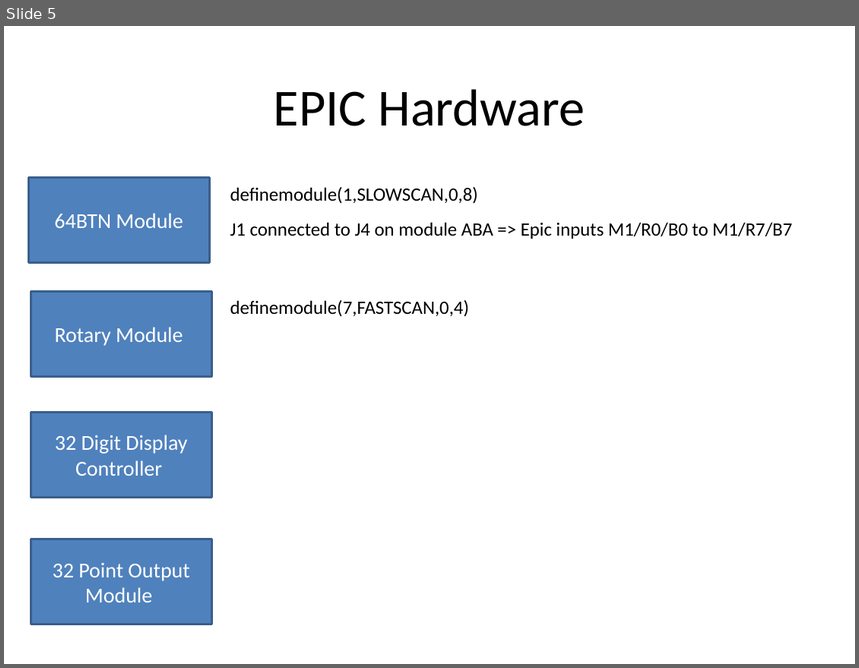
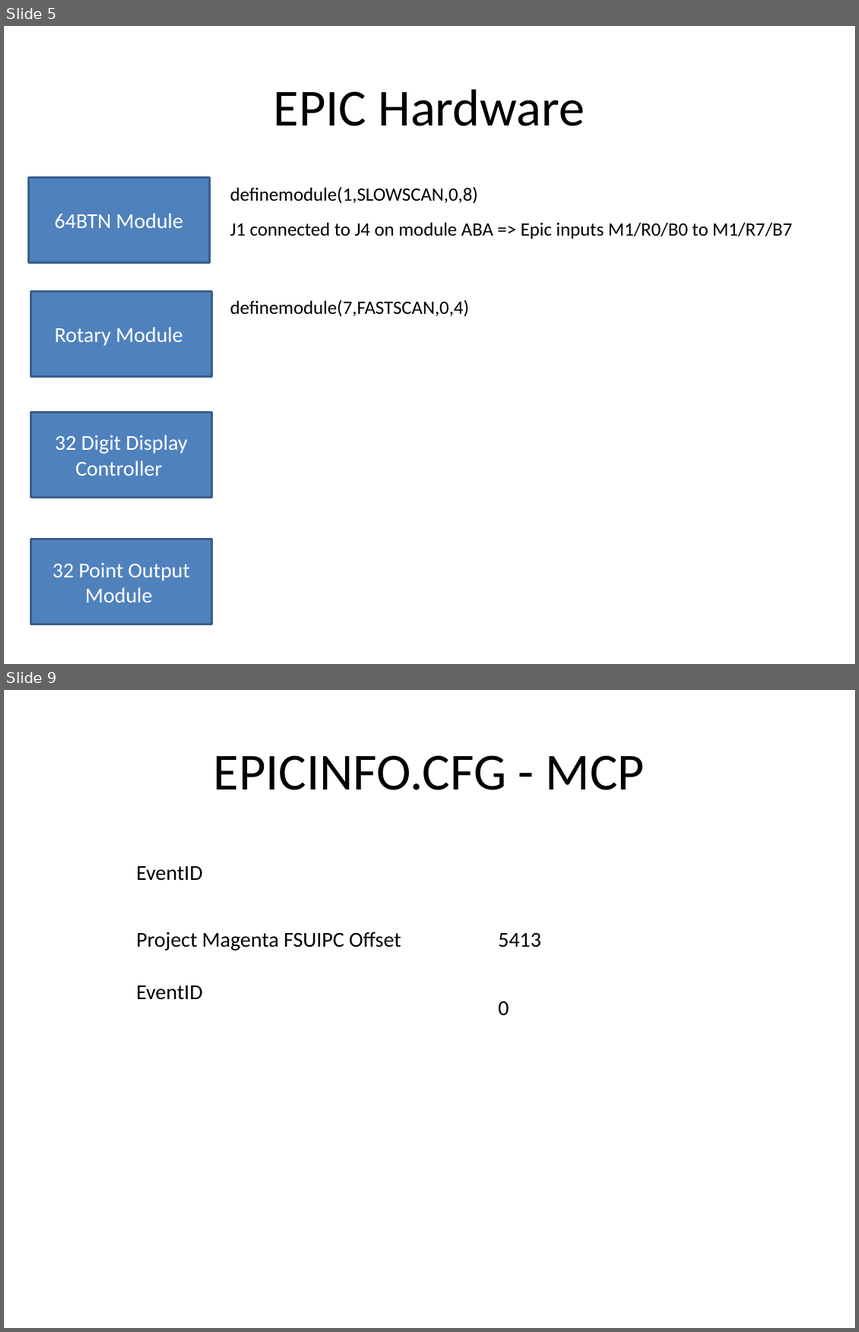
Before and after one commit to kockie69/747-400, a slide deck: 747-400 EPIC.pptx. Shown one above the other, each under a label of ours: slide 5 before the commit, slides 5 and 9 after it; the slides between them are not shown. The pictures are 859x668 and 859x1332 pixels, drawn with LibreOffice and Linux fonts; fonts in the diff are those of the drawing. Boxes give left, top, right and bottom in pixels: in the first picture for what was removed or moved away, otherwise in the second. Text is boxed around its words. In the diff, an @@ line names an element or a change of style, - is before the commit and + after.

```diff
--- a/747-400 EPIC.pptx
+++ b/747-400 EPIC.pptx
@@ slide 9 added at bbox=[4, 690, 855, 1328], background #FFFFFF @@
@@ title added at bbox=[214, 755, 645, 790], 44 pt, text #000000 @@
+EPICINFO.CFG - MCP
@@ text added at bbox=[136, 866, 202, 881], 18 pt, text #000000 @@
+EventID
@@ text added at bbox=[136, 932, 401, 951], 18 pt, text #000000 @@
+Project Magenta FSUIPC Offset
@@ text added at bbox=[498, 933, 541, 948], 18 pt, text #000000 @@
+5413
@@ text added at bbox=[136, 986, 202, 1000], 18 pt, text #000000 @@
+EventID
@@ text added at bbox=[498, 1002, 509, 1015], 18 pt, text #000000 @@
+0
```
Also in this commit, not shown: 1 slide changed, 3 other slides added, 5 other files.
